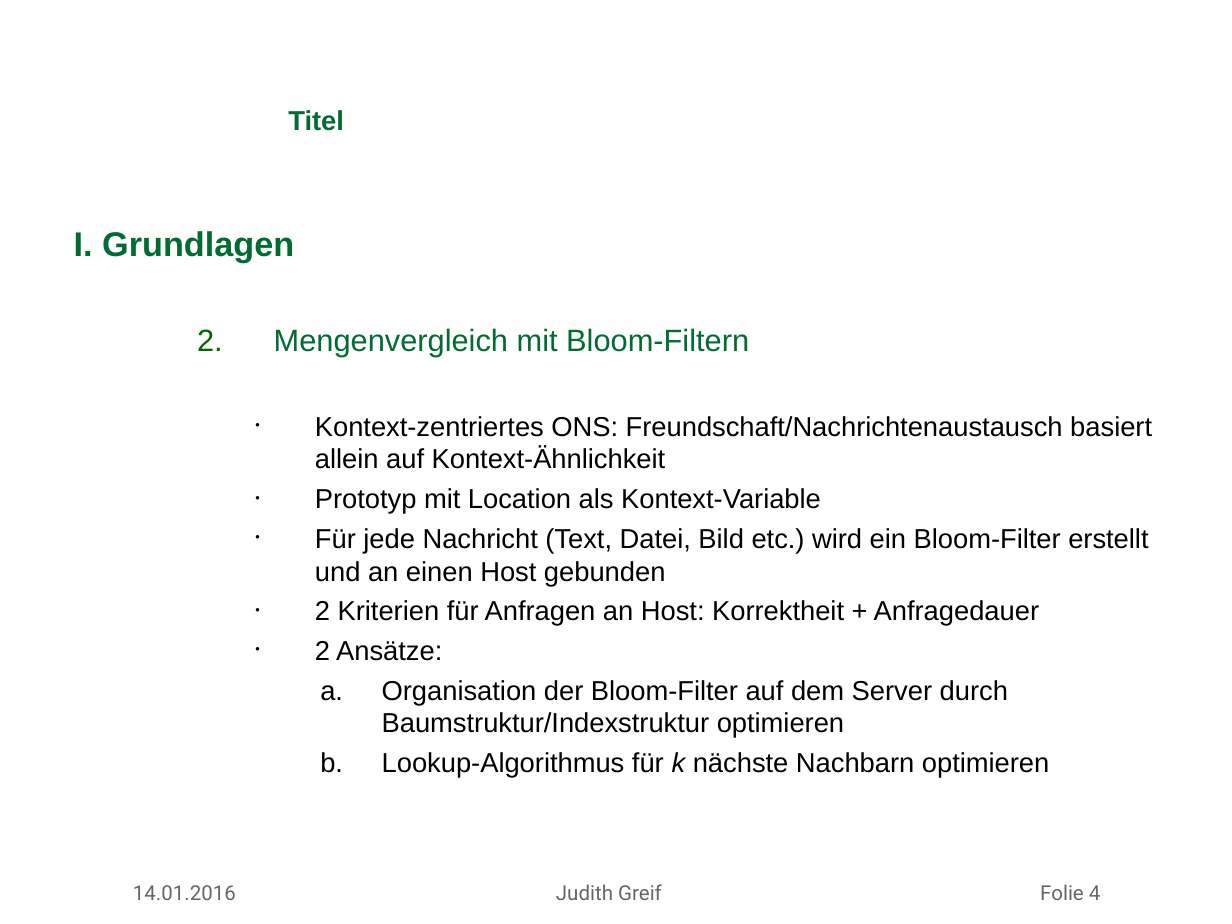
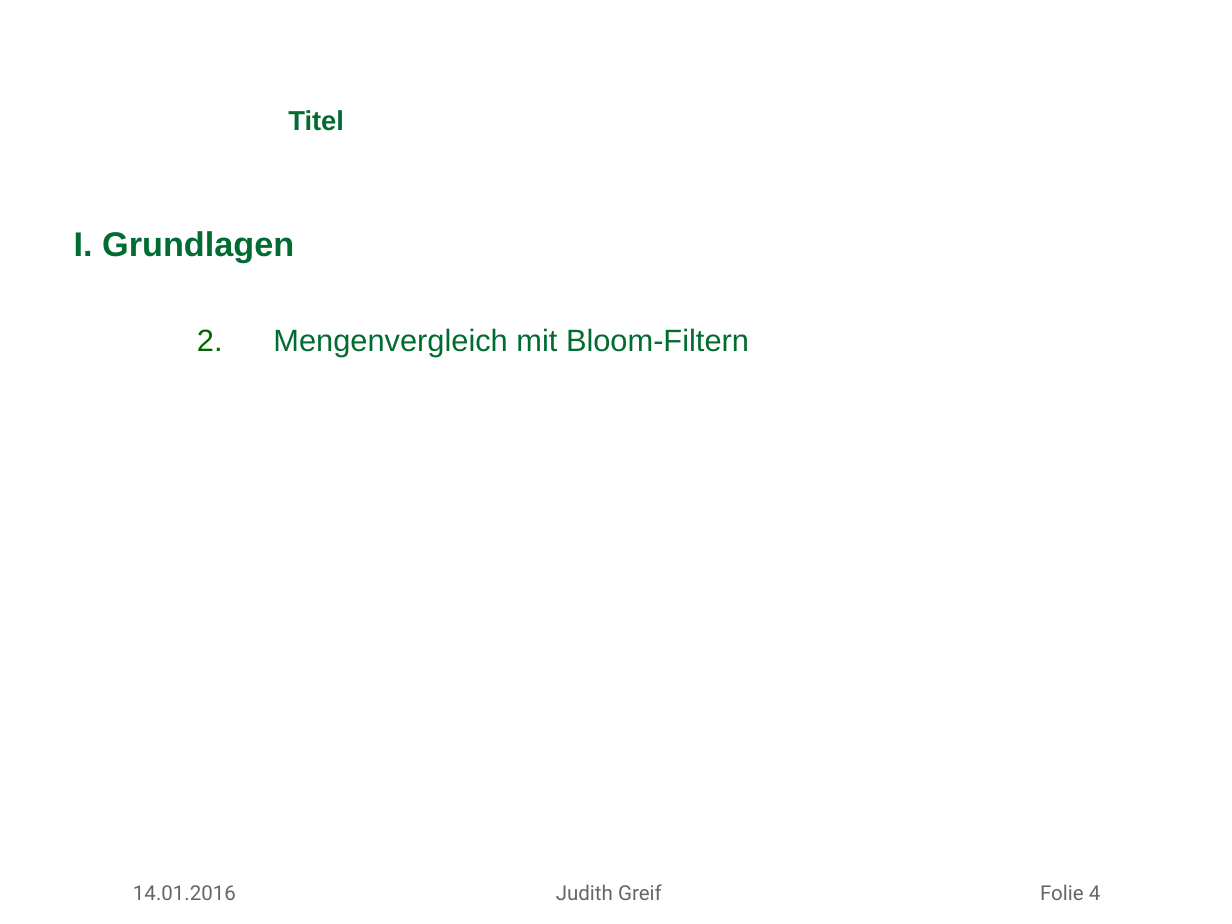
Before and after one commit to missgreenwood/masterarbeit, a slide deck: slide 4 of mdsg_latex_10062012/slides/antrittsvortrag_greif.ppt. Drawn at 1232x924 pixels with LibreOffice and Linux fonts; fonts in the diff are those of the drawing; background and template pictures are left out. Boxes give left, top, right and bottom in pixels: in the first picture for what was removed or moved away, otherwise in the second. Text is boxed around its words. In the diff, an @@ line names an element or a change of style, - is before the commit and + after.

```diff
--- a/mdsg_latex_10062012/slides/antrittsvortrag_greif.ppt
+++ b/mdsg_latex_10062012/slides/antrittsvortrag_greif.ppt
@@ text at (315,416,1152,778): paragraphs removed @@
-    • Kontext-zentriertes ONS: Freundschaft/Nachrichtenaustausch basiert allein auf Kontext-Ähnlichkeit
-    • Prototyp mit Location als Kontext-Variable
-    • Für jede Nachricht (Text, Datei, Bild etc.) wird ein Bloom-Filter erstellt und an einen Host gebunden
-    • 2 Kriterien für Anfragen an Host: Korrektheit + Anfragedauer
-    • 2 Ansätze:
-    a. Organisation der Bloom-Filter auf dem Server durch Baumstruktur/Indexstruktur optimieren
-    b. Lookup-Algorithmus für k nächste Nachbarn optimieren
```
Also in this commit, not shown: 2 other slides changed, 1 slide added, 3 other files.
